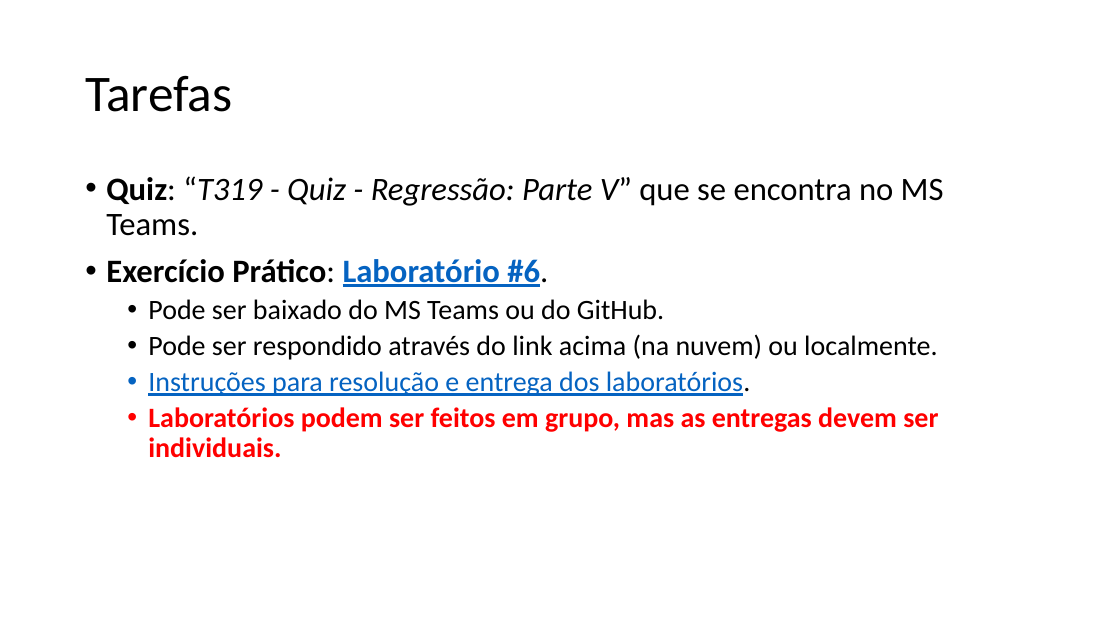
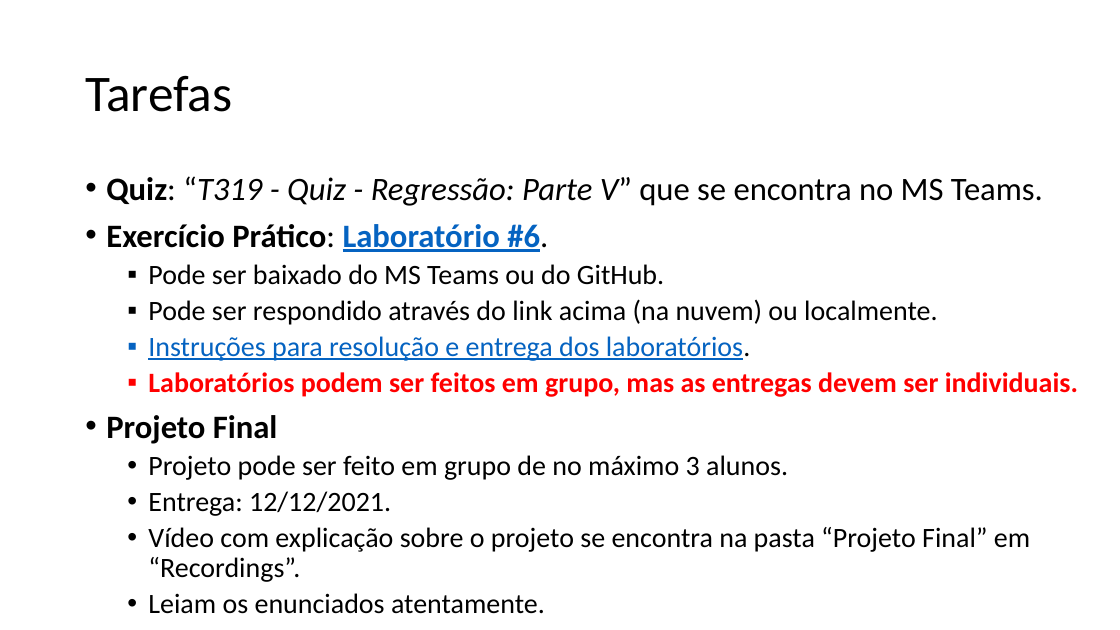
Before and after one commit to zz4fap/t319_aprendizado_de_maquina, a slide deck: slide 13 of slides/T319_Regressão_Linear (Parte V).pptx. Drawn at 1120x630 pixels with LibreOffice and Linux fonts; fonts in the diff are those of the drawing. Boxes give left, top, right and bottom in pixels: in the first picture for what was removed or moved away, otherwise in the second. Text is boxed around its words. In the diff, an @@ line names an element or a change of style, - is before the commit and + after.

```diff
--- a/slides/T319_Regressão_Linear (Parte V).pptx
+++ b/slides/T319_Regressão_Linear (Parte V).pptx
@@ text at [148,264,1078,397]: bullet • to ▪ @@
@@ text at [106,415,1030,614]: paragraphs added @@
+• Projeto Final
+  • Projeto pode ser feito em grupo de no máximo 3 alunos.
+  • Entrega: 12/12/2021.
+  • Vídeo com explicação sobre o projeto se encontra na pasta “Projeto Final” em “Recordings”.
+  • Leiam os enunciados atentamente.
```
Also in this commit, not shown: 8 other slides changed, 3 other files.
